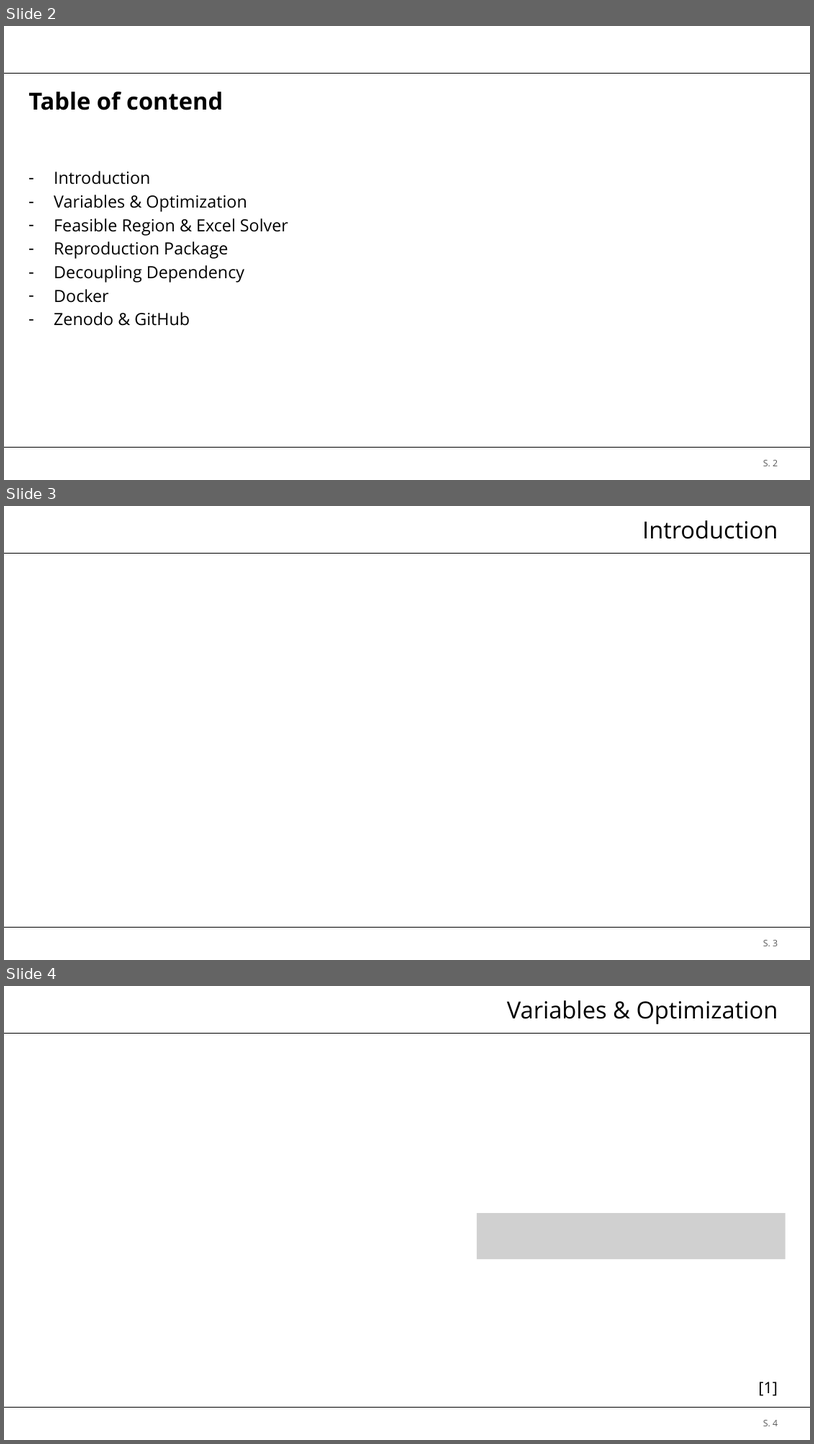
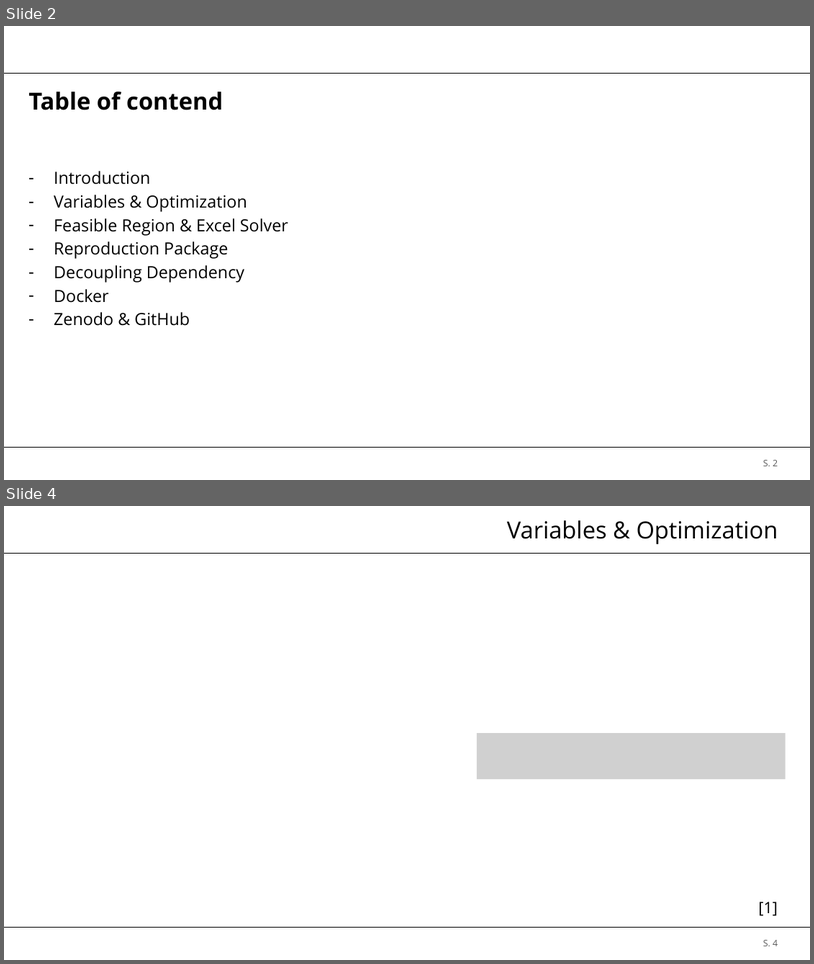
Before and after one commit to brt30696/REPRO_Rraesentation, a slide deck: Präsentation.pptx. Shown one above the other, each under a label of ours: slides 2, 3 and 4 before the commit, slides 2 and 4 after it; the slides between them are not shown. The pictures are 814x1444 and 814x964 pixels, drawn with LibreOffice and Linux fonts; fonts in the diff are those of the drawing; grey boxes stand for pictures; background and template pictures are left out. Boxes give left, top, right and bottom in pixels: in the first picture for what was removed or moved away, otherwise in the second. Text is boxed around its words. In the diff, an @@ line names an element or a change of style, - is before the commit and + after.

```diff
--- a/Präsentation.pptx
+++ b/Präsentation.pptx
@@ slide 3 removed at (4,506,810,960), background #FFFFFF; not listed: 2 template elements that a slide beside it also shows @@
@@ title removed at (643,520,778,539) @@
-Introduction
@@ page number removed at (764,939,778,946) @@
-S. 3
```
Also in this commit, not shown: 1 slide added.
